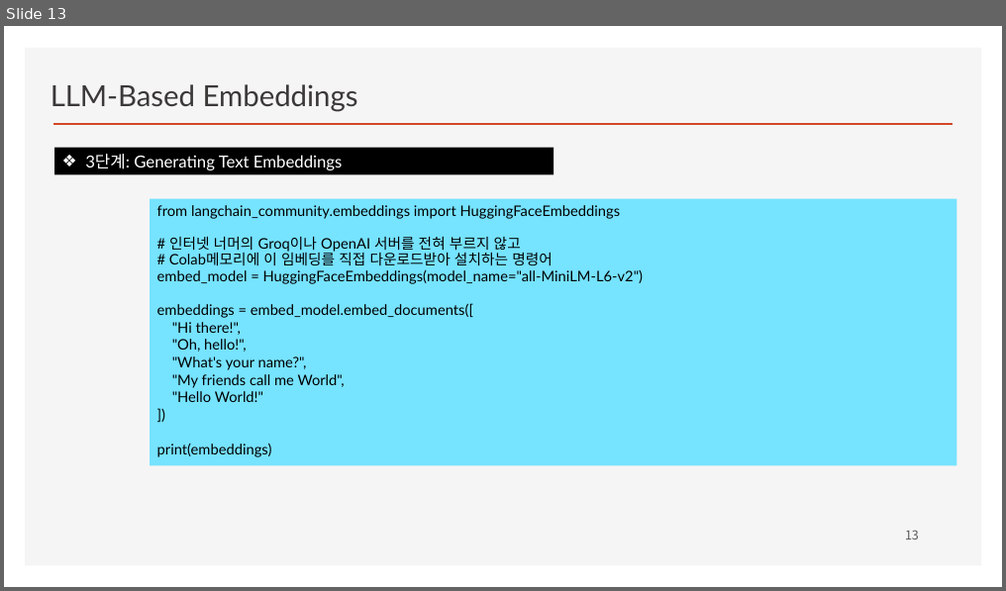
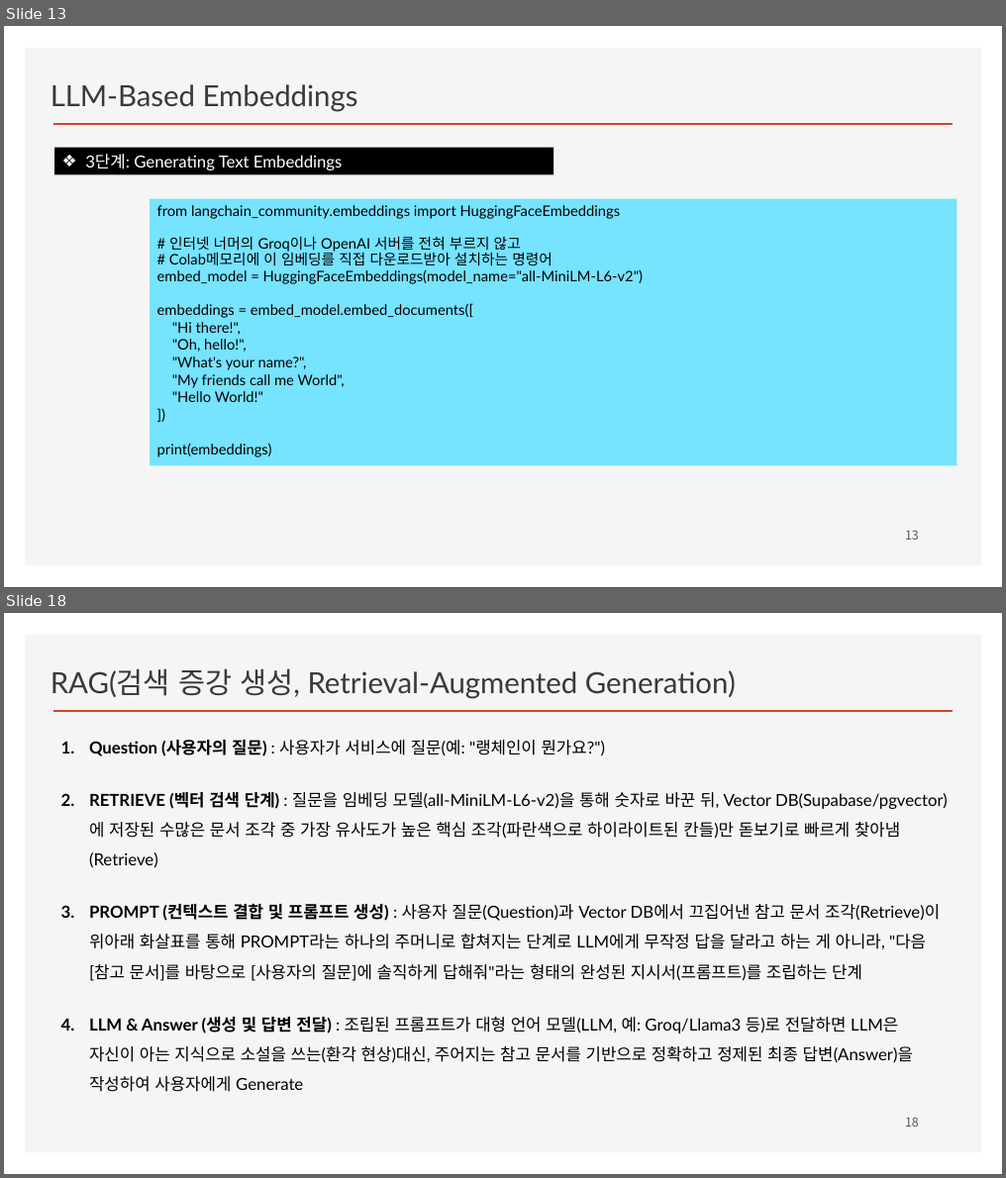
Before and after one commit to ancestor9/2026_Fall_Learning-Langchain-AI-Agent, a slide deck: CHAPTER 2 RAG Part I_Indexing Your Data.pptx. Shown one above the other, each under a label of ours: slide 13 before the commit, slides 13 and 18 after it; the slides between them are not shown. The pictures are 1006x591 and 1006x1178 pixels, drawn with LibreOffice and Linux fonts; fonts in the diff are those of the drawing; background and template pictures are left out. Boxes give left, top, right and bottom in pixels: in the first picture for what was removed or moved away, otherwise in the second. Text is boxed around its words. In the diff, an @@ line names an element or a change of style, - is before the commit and + after.

```diff
--- a/CHAPTER 2 RAG Part I_Indexing Your Data.pptx
+++ b/CHAPTER 2 RAG Part I_Indexing Your Data.pptx
@@ slide 18 added at box(4, 613, 1002, 1174), background #FFFFFF; not listed: 2 template elements that a slide beside it also shows @@
@@ text added at box(51, 668, 736, 698), 28 pt, text #3B3838 @@
+RAG(검색 증강 생성, Retrieval-Augmented Generation)
@@ text added at box(89, 740, 947, 1092), 16 pt, text #000000 @@
+1. Question (사용자의 질문) : 사용자가 서비스에 질문(예: "랭체인이 뭔가요?")
+2. RETRIEVE (벡터 검색 단계) : 질문을 임베딩 모델(all-MiniLM-L6-v2)을 통해 숫자로 바꾼 뒤, Vector DB(Supabase/pgvector)에 저장된 수많은 문서 조각 중 가장 유사도가 높은 핵심 조각(파란색으로 하이라이트된 칸들)만 돋보기로 빠르게 찾아냄(Retrieve)
+3. PROMPT (컨텍스트 결합 및 프롬프트 생성) : 사용자 질문(Question)과 Vector DB에서 끄집어낸 참고 문서 조각(Retrieve)이 위아래 화살표를 통해 PROMPT라는 하나의 주머니로 합쳐지는 단계로 LLM에게 무작정 답을 달라고 하는 게 아니라, "다음 [참고 문서]를 바탕으로 [사용자의 질문]에 솔직하게 답해줘"라는 형태의 완성된 지시서(프롬프트)를 조립하는 단계
+4. LLM & Answer (생성 및 답변 전달) : 조립된 프롬프트가 대형 언어 모델(LLM, 예: Groq/Llama3 등)로 전달하면 LLM은 자신이 아는 지식으로 소설을 쓰는(환각 현상)대신, 주어지는 참고 문서를 기반으로 정확하고 정제된 최종 답변(Answer)을 작성하여 사용자에게 Generate
@@ page number added at box(905, 1117, 919, 1127), 12 pt, text #595959 @@
+18
```
Also in this commit, not shown: 1 slide changed, 4 other slides added.
